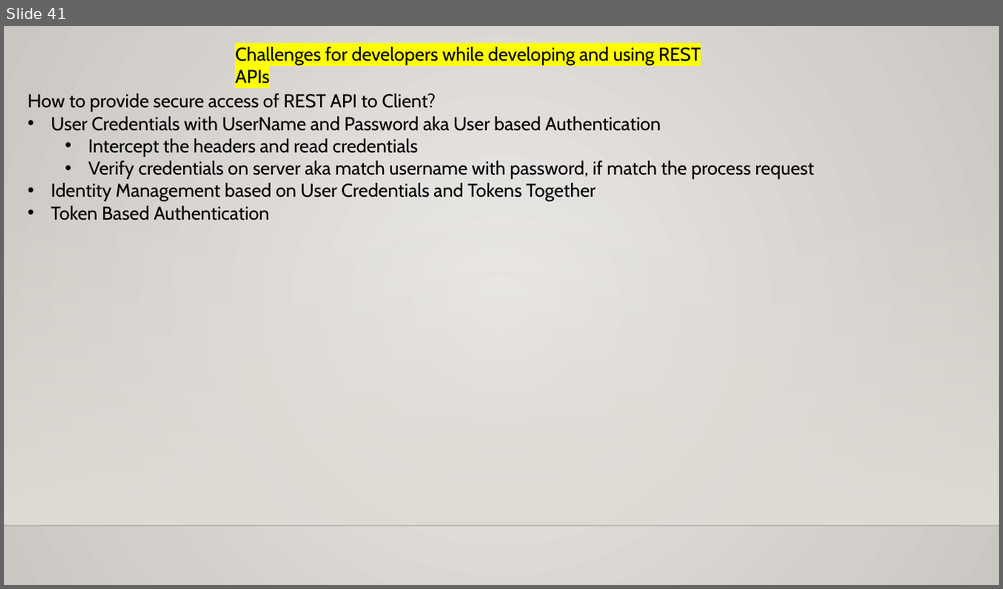
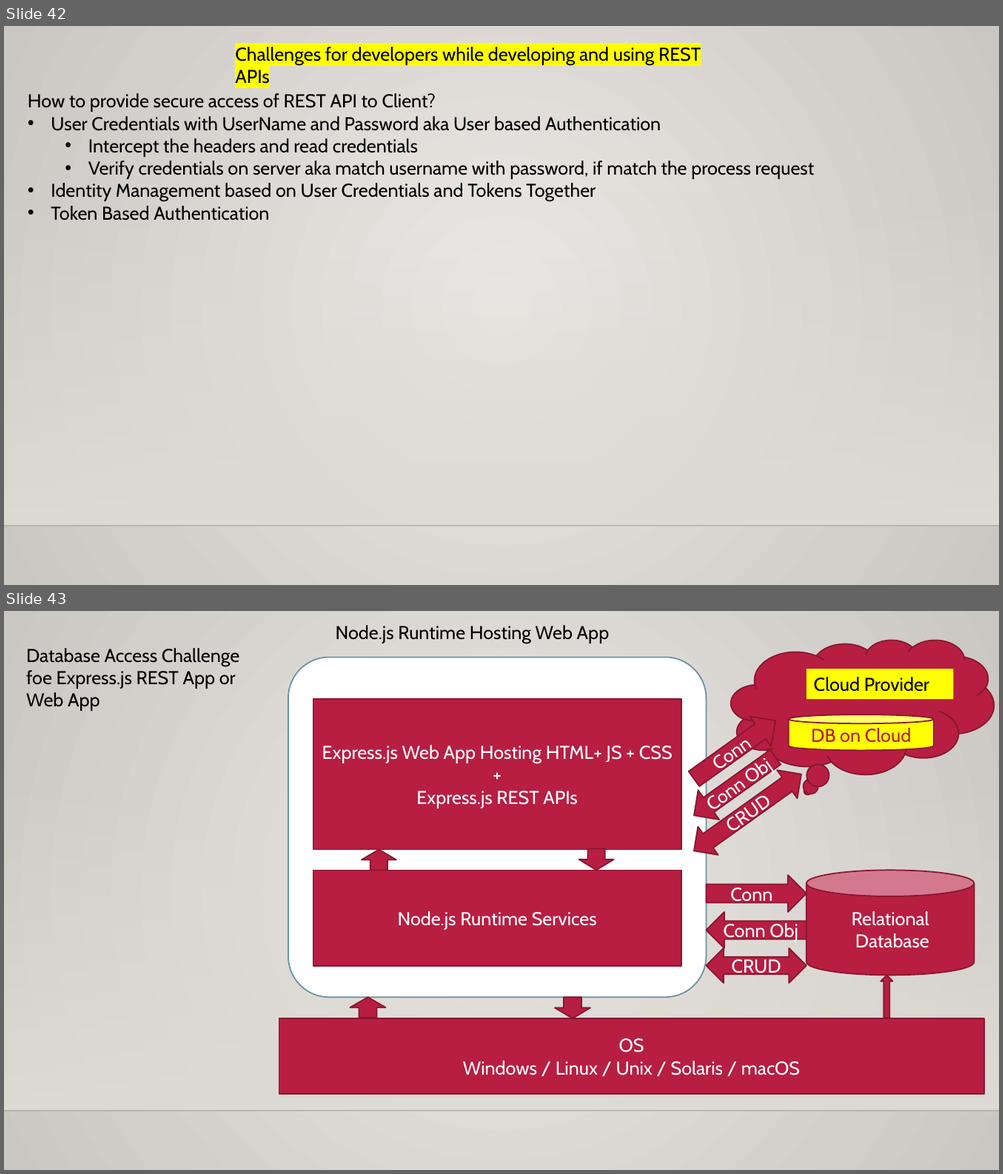
Before and after one commit to maheshsabnis/blazejan2021, a slide deck: Training_Notes_PPTs.pptx. Shown one above the other, each under a label of ours: slide 41 before the commit, slides 42 and 43 after it. The pictures are 1003x589 and 1003x1174 pixels, drawn with LibreOffice and Linux fonts; fonts in the diff are those of the drawing; background and template pictures are left out. Boxes give left, top, right and bottom in pixels: in the first picture for what was removed or moved away, otherwise in the second. Text is boxed around its words. In the diff, an @@ line names an element or a change of style, - is before the commit and + after.

```diff
--- a/Training_Notes_PPTs.pptx
+++ b/Training_Notes_PPTs.pptx
@@ slide 43 added at (4, 611, 999, 1170), background gradient #ECEAE7 to #CAC7C1; not listed: 2 template elements that a slide beside it also shows @@
@@ text added at (336, 625, 609, 644), 18 pt, text #000000 @@
+Node.js Runtime Hosting Web App
@@ text added at (26, 648, 239, 711), 18 pt, text #000000 @@
+Database Access Challenge foe Express.js REST App or Web App
@@ thought cloud added at (731, 640, 993, 775), fill #B71E42, outline #871631 1.25 pt @@
@@ rounded rectangle added at (288, 658, 706, 997), fill #FFFFFF, outline #6892A0 1.25 pt @@
@@ rectangle added at (806, 669, 953, 700), fill #FFFF00, 18 pt, text #000000 @@
+Cloud Provider
@@ rectangle added at (313, 699, 680, 850), fill #B71E42, outline #871631 1.25 pt, 18 pt, text #FFFFFF @@
+Express.js Web App Hosting HTML+ JS + CSS
++
+Express.js REST APIs
@@ right arrow added at (683, 706, 786, 794), fill #B71E42, outline #871631 1.25 pt, 18 pt, text #FFFFFF @@
+Conn
@@ cylinder added at (788, 715, 933, 751), fill #FFFF00, outline #871631 1.25 pt, 18 pt, text #B71E42 @@
+DB on Cloud
@@ left arrow added at (683, 743, 785, 831), fill #B71E42, outline #871631 1.25 pt, 18 pt, text #FFFFFF @@
+Conn Obj
@@ left right arrow added at (683, 760, 811, 866), fill #B71E42, outline #871631 1.25 pt, 18 pt, text #FFFFFF @@
+CRUD
@@ up arrow added at (361, 850, 396, 871), fill #B71E42, outline #871631 1.25 pt @@
@@ down arrow added at (578, 849, 614, 871), fill #B71E42, outline #871631 1.25 pt @@
@@ rectangle added at (313, 871, 680, 967), fill #B71E42, outline #871631 1.25 pt, 18 pt, text #FFFFFF @@
+Node.js Runtime Services
@@ right arrow added at (706, 875, 806, 912), fill #B71E42, outline #871631 1.25 pt, 18 pt, text #FFFFFF @@
+Conn
@@ cylinder added at (806, 871, 974, 976), fill #B71E42, outline #871631 1.25 pt, 18 pt, text #FFFFFF @@
+Relational
+Database
@@ left arrow added at (706, 912, 806, 949), fill #B71E42, outline #871631 1.25 pt, 18 pt, text #FFFFFF @@
+Conn Obj
@@ left right arrow added at (706, 948, 806, 983), fill #B71E42, outline #871631 1.25 pt, 18 pt, text #FFFFFF @@
+CRUD
@@ up arrow added at (881, 976, 893, 1019), fill #B71E42, outline #871631 1.25 pt @@
@@ up arrow added at (350, 997, 386, 1019), fill #B71E42, outline #871631 1.25 pt @@
@@ down arrow added at (555, 997, 590, 1019), fill #B71E42, outline #871631 1.25 pt @@
@@ rectangle added at (279, 1019, 984, 1094), fill #B71E42, outline #871631 1.25 pt, 18 pt, text #FFFFFF @@
+OS
+Windows / Linux / Unix / Solaris / macOS
@@ what was slide 41 is now slide 42 @@
```
Also in this commit, not shown: 1 slide changed, 4 other slides added, 14 other files.
